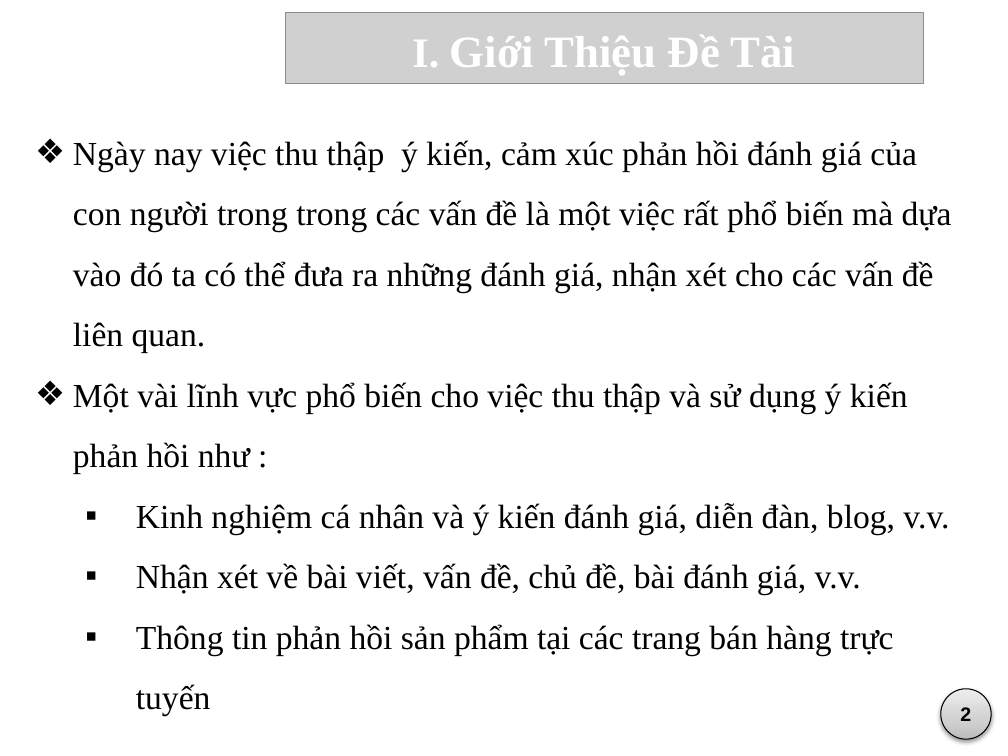
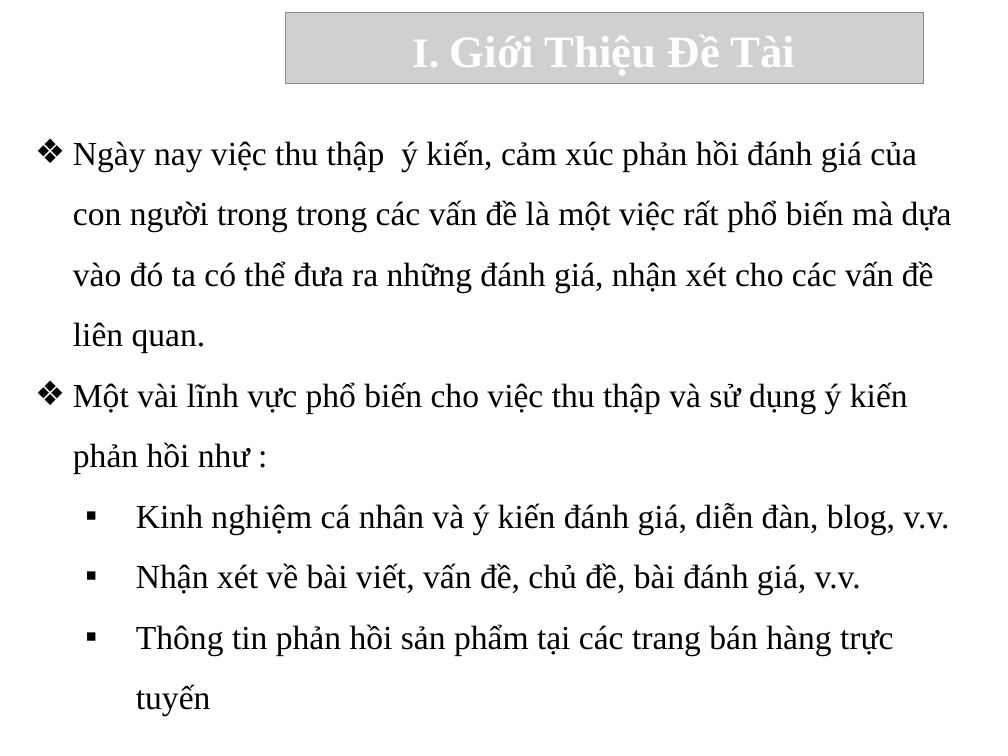
Before and after one commit to vominhquan1995/NLP, a slide deck: slide 4 of Document/16_01/BaoCao_v6.pptx (slide 5 before the commit). Drawn at 1008x756 pixels with LibreOffice and Linux fonts; fonts in the diff are those of the drawing; grey boxes stand for pictures; background and template pictures are left out. Boxes give left, top, right and bottom in pixels: in the first picture for what was removed or moved away, otherwise in the second. Text is boxed around its words. In the diff, an @@ line names an element or a change of style, - is before the commit and + after.

```diff
--- a/Document/16_01/BaoCao_v6.pptx
+++ b/Document/16_01/BaoCao_v6.pptx
@@ ellipse removed at box(940, 688, 991, 739) @@
-2
```
Also in this commit, not shown: 5 other slides changed, 1 slide removed, 1 other file.
